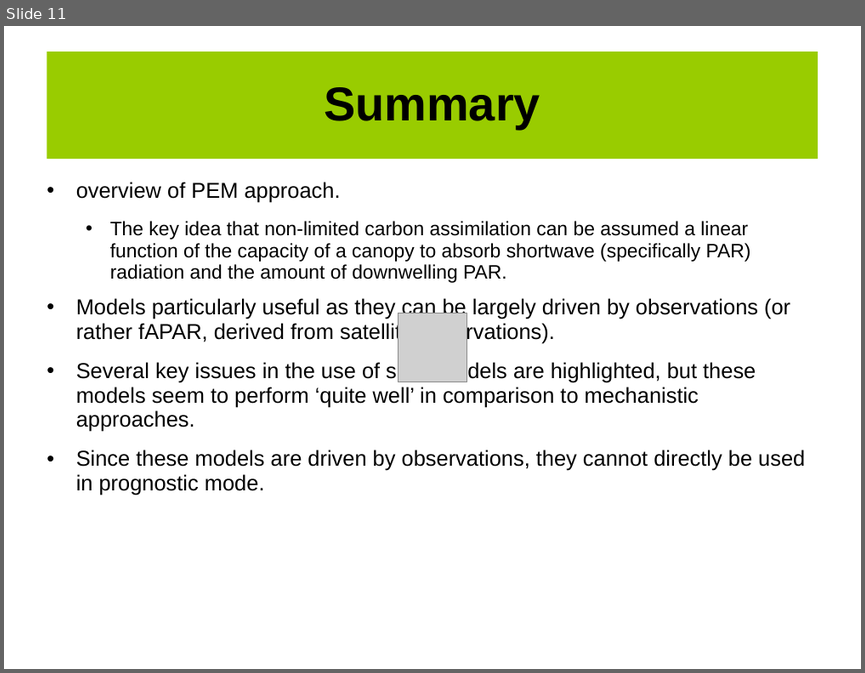
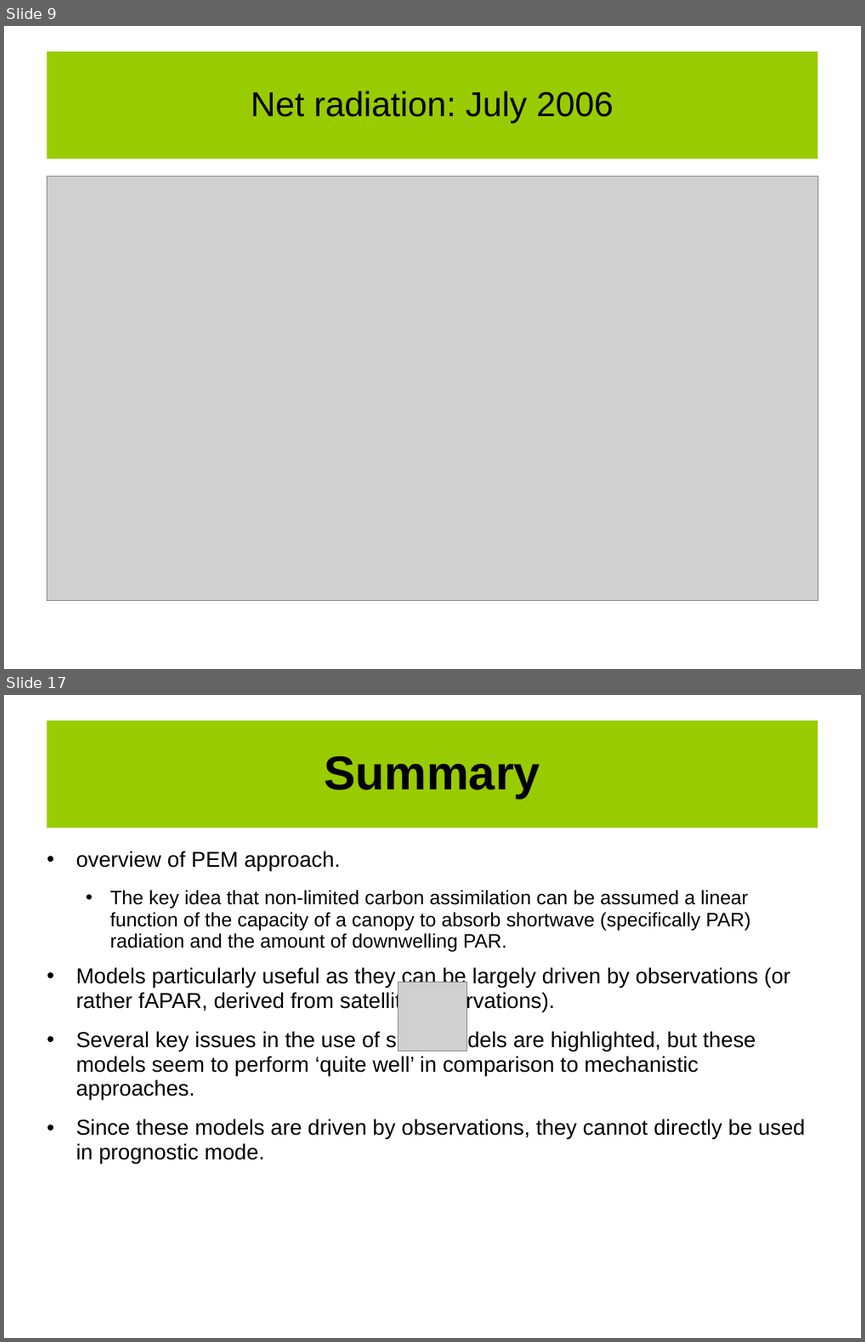
Before and after one commit to UCL-EO/geog0133, a slide deck: docs/ppt/GEOG0113-008.pptx. Shown one above the other, each under a label of ours: slide 11 before the commit, slides 9 and 17 after it; the slides between them are not shown. The pictures are 865x673 and 865x1342 pixels, drawn with LibreOffice and Linux fonts; fonts in the diff are those of the drawing; grey boxes stand for pictures; background and template pictures are left out. Boxes give left, top, right and bottom in pixels: in the first picture for what was removed or moved away, otherwise in the second. Text is boxed around its words. In the diff, an @@ line names an element or a change of style, - is before the commit and + after.

```diff
--- a/docs/ppt/GEOG0113-008.pptx
+++ b/docs/ppt/GEOG0113-008.pptx
@@ slide 9 added at [4, 26, 861, 669], background #FFFFFF @@
@@ title added at [46, 52, 818, 159], fill #99CC00, 32 pt, text #000000 @@
+Net radiation: July 2006
@@ picture added at [46, 176, 818, 600] @@
@@ what was slide 11 is now slide 17 @@
```
Also in this commit, not shown: 10 slides changed, 5 other slides added, 2 other files.
